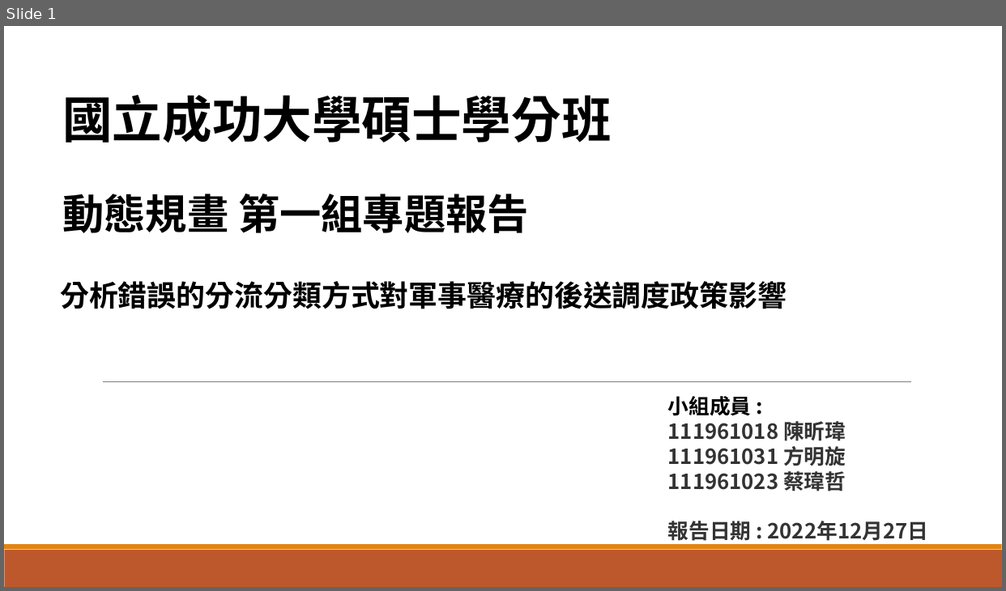
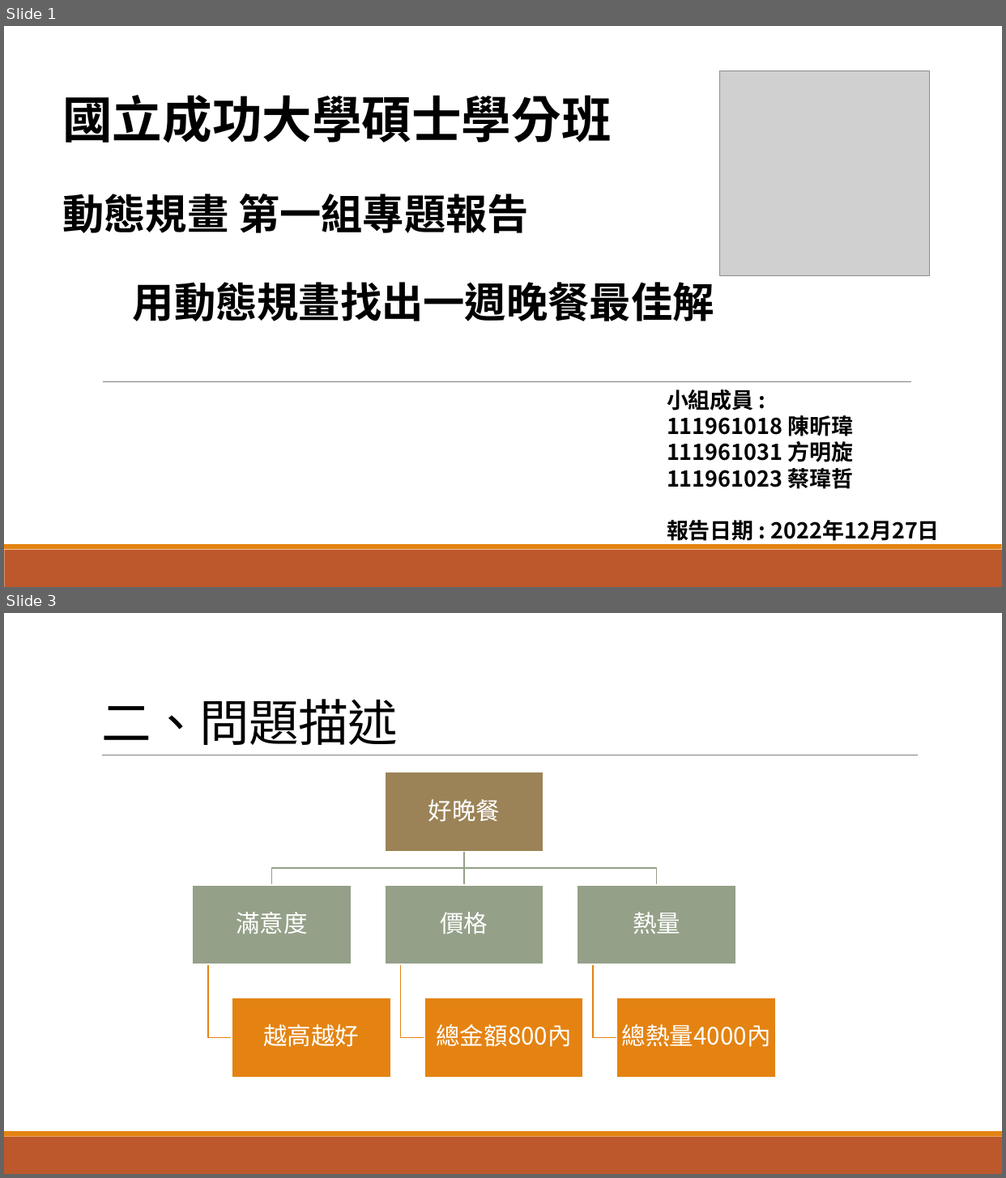
Before and after one commit to BangkokPicasso/Dynamic_Programming, a slide deck: Dynamic_Programming.pptx. Shown one above the other, each under a label of ours: slide 1 before the commit, slides 1 and 3 after it; the slides between them are not shown. The pictures are 1006x591 and 1006x1178 pixels, drawn with LibreOffice and Linux fonts; fonts in the diff are those of the drawing; grey boxes stand for pictures. Boxes give left, top, right and bottom in pixels: in the first picture for what was removed or moved away, otherwise in the second. Text is boxed around its words. In the diff, an @@ line names an element or a change of style, - is before the commit and + after.

```diff
--- a/Dynamic_Programming.pptx
+++ b/Dynamic_Programming.pptx
@@ slide 3 added at [4, 613, 1002, 1174], background #FFFFFF; not listed: 2 template elements that a slide beside it also shows @@
@@ title added at [101, 699, 398, 745], 48 pt, text #000000 @@
+二、問題描述
@@ line added from (102, 756) to (918, 756), #808080 0.5 pt @@
@@ group added at [192, 773, 777, 1077]: 7 rectangles, 7 texts, 6 freeform shapes @@
+好晚餐
+滿意度
+越高越好
+價格
+總金額800內
+熱量
+總熱量4000內
@@ slide 1 changed as well @@
@@ picture added at [720, 71, 929, 276] @@
@@ text at [133, 282, 714, 322]: text changed; size 28 to 40 pt @@
-分析錯誤的分流分類方式對軍事醫療的後送調度政策影響
+用動態規畫找出一週晚餐最佳解
@@ text "小組成員 :": place and size @@
-text "小組成員 :" at [668, 396, 929, 541]
+text "小組成員 :" at [667, 390, 940, 545]
@@ text "小組成員 :" at [667, 390, 940, 545]: size 20 to 21 pt, text colour #333333 to #000000 @@
```
Also in this commit, not shown: 11 other slides added, 1 slide removed.
